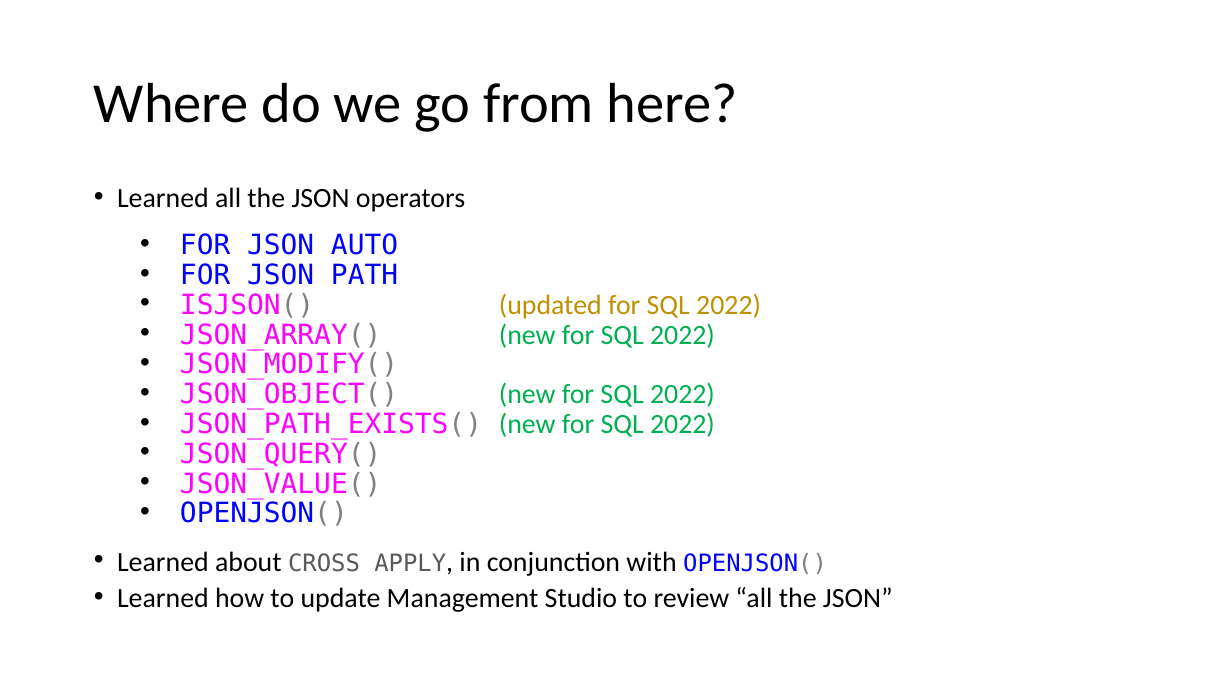
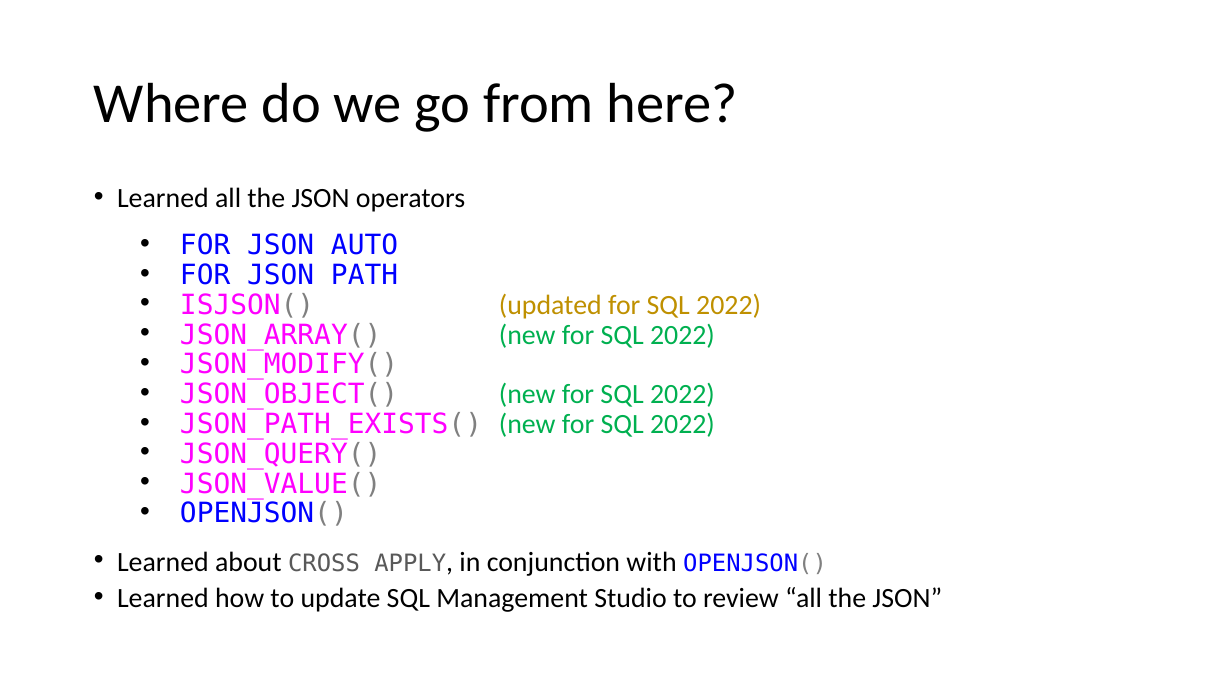
Before and after one commit to jbfoushee/MyPresentations, a slide deck: slide 72 of TSQL_JSON_Operators/TSQL_JSON_Operators.pptx. Drawn at 1232x693 pixels with LibreOffice and Linux fonts; fonts in the diff are those of the drawing. Boxes give left, top, right and bottom in pixels: in the first picture for what was removed or moved away, otherwise in the second. Text is boxed around its words. In the diff, an @@ line names an element or a change of style, - is before the commit and + after.

```diff
--- a/TSQL_JSON_Operators/TSQL_JSON_Operators.pptx
+++ b/TSQL_JSON_Operators/TSQL_JSON_Operators.pptx
@@ text at [117, 587, 942, 612]: text changed @@
-• Learned how to update Management Studio to review “all the JSON”
+• Learned how to update SQL Management Studio to review “all the JSON”
```
Also in this commit, not shown: 6 other slides changed.
